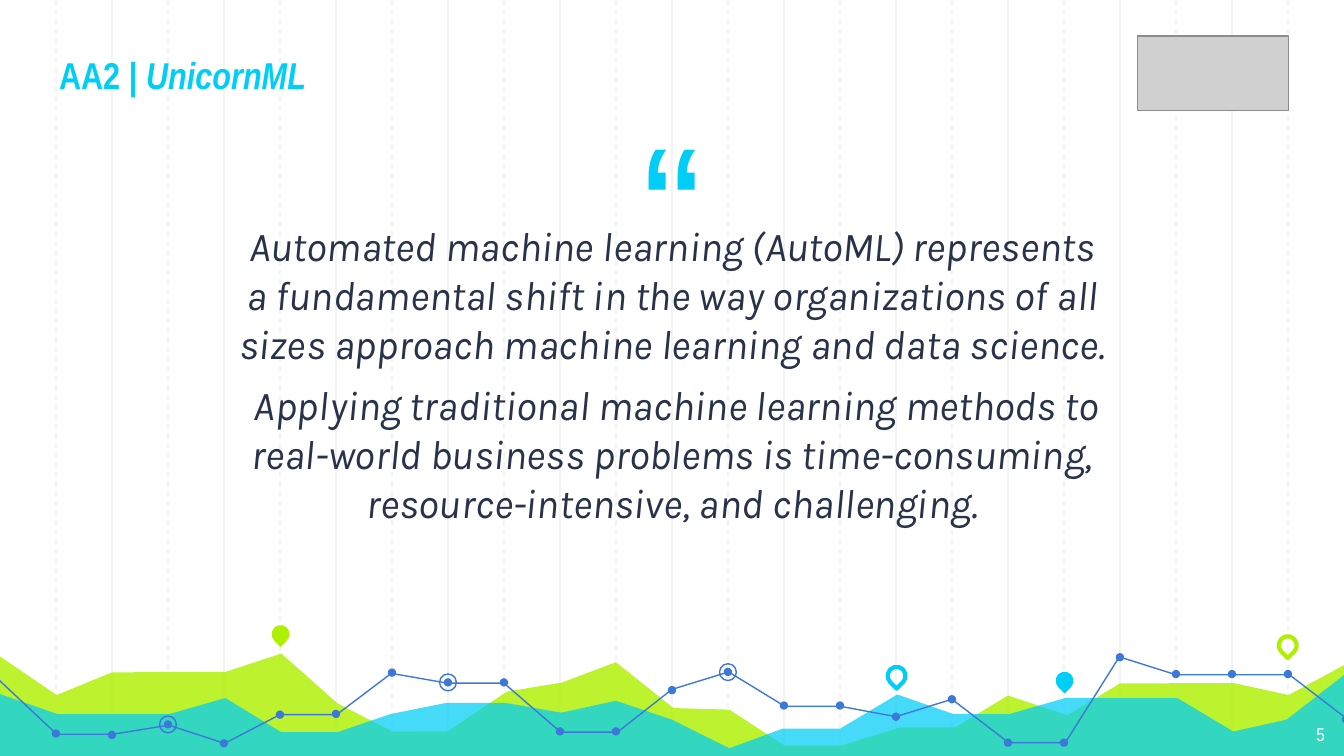
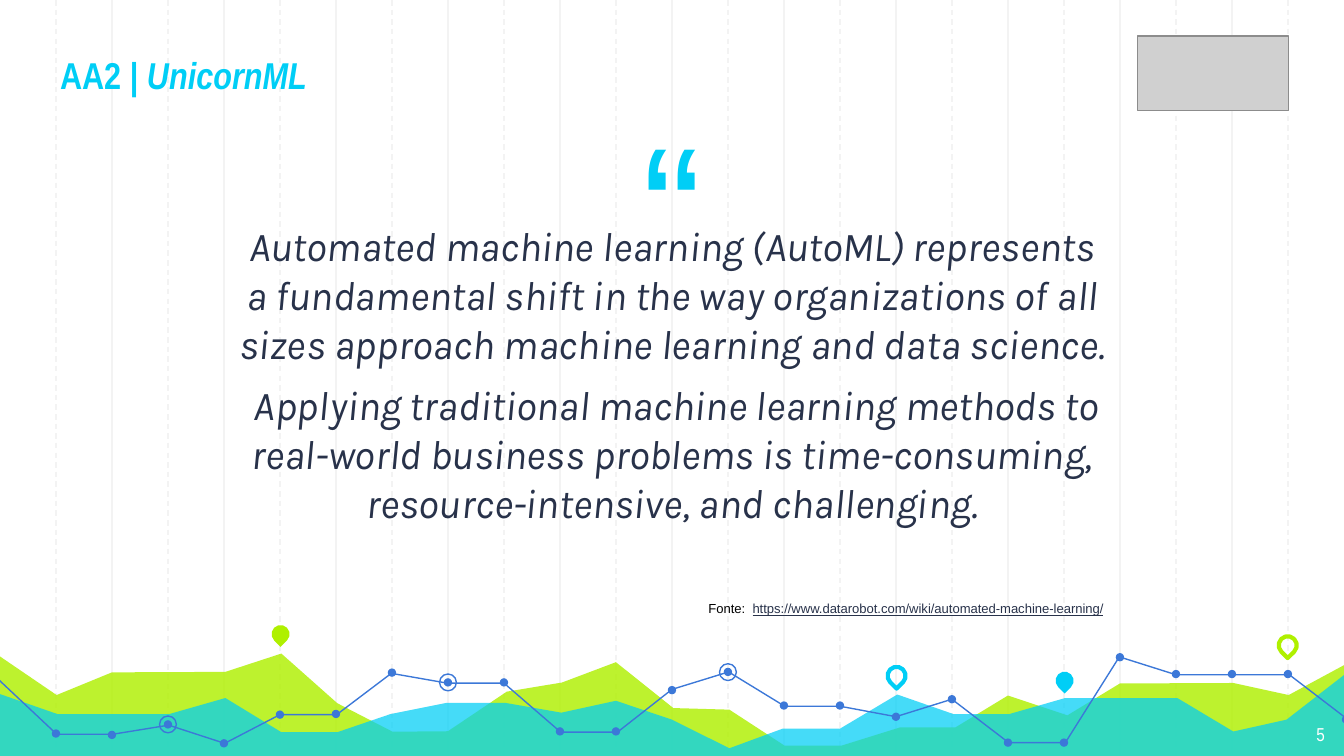
Before and after one commit to Nelson198/AA2, a slide deck: slide 5 of Presentation/Presentation.pptx. Drawn at 1344x756 pixels with LibreOffice and Linux fonts; fonts in the diff are those of the drawing; grey boxes stand for pictures. Boxes give left, top, right and bottom in pixels: in the first picture for what was removed or moved away, otherwise in the second. Text is boxed around its words. In the diff, an @@ line names an element or a change of style, - is before the commit and + after.

```diff
--- a/Presentation/Presentation.pptx
+++ b/Presentation/Presentation.pptx
@@ text added at box(708, 603, 1104, 616), 7 pt, text #28324A, underline @@
+Fonte: https://www.datarobot.com/wiki/automated-machine-learning/
```
Also in this commit, not shown: 11 other slides changed, 1 slide added, 3 slides removed.
